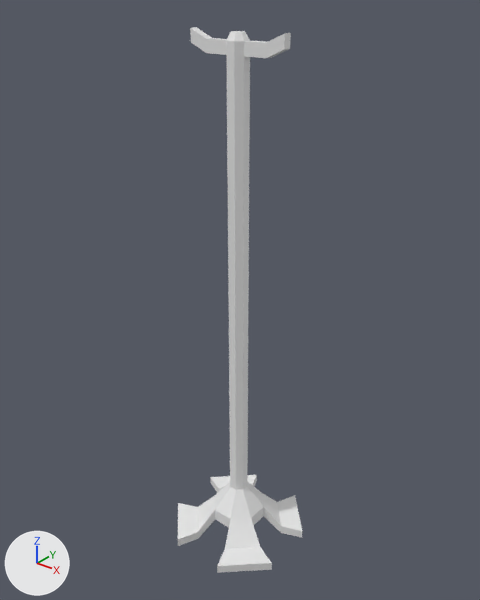
One commit to the FBX model Assets/Models/Furnitures/Hat rack.fbx: the scene before it, then after it.
Camera for both pictures: a 50 mm lens placed at (-3.95, -9.37, 5.17), pointed at (-7.19, -5.32, 2.66). The lights are fixed; the arrows at lower left show +X, +Y and +Z. Where no turn or scale is listed for an object, it has been applied to the vertices.

Names of what the first picture shows: 'Hat rack'.
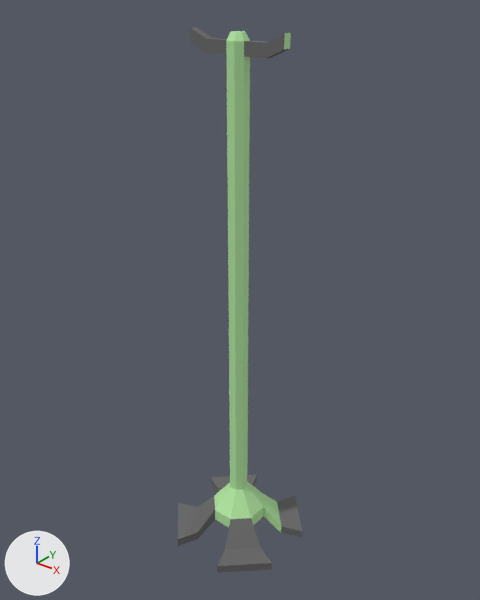
What the commit changed:
Material 'Accesable green' (mat_accesable_green) is new.
Its base color is (0.446, 0.8, 0.356) (green #b2e7a1).
Its roughness is 0.69.
Material 'Soft grey' (mat_soft_grey) is new.
Its base color is (0.133, 0.133, 0.133) (dark grey #666666).
Its roughness is 0.69.
me_cube_057 has 97 vertices, 93 faces and spans x -0.61..0.61, y -0.61..0.61, z -0.26..4.39.
me_cube_057 is used by ob_hat_rack; location (-7.152, -5.389, 0.437).
me_cube_057 part 1: all 39 faces that had it switch from mat_material_004 (white #e7e7e7) to mat_accesable_green (green #b2e7a1).
me_cube_057 part 2: all 4 faces centred in x 0.14..0.33, y 0.13..0.33, z -0.18..-0.07 switch from mat_material_002 (white #e7e7e7) to mat_accesable_green (green #b2e7a1).
me_cube_057 part 3: all 2 faces centred in x -0.43..0.43, y 0.0, z 4.34 switch from mat_material_002 (white #e7e7e7) to mat_accesable_green (green #b2e7a1).
me_cube_057 part 4: 32 of the faces centred in x -0.51..0.51, y -0.51..0.51, z -0.26..-0.07 switch from mat_material_002 (white #e7e7e7) to mat_soft_grey (dark grey #666666).
me_cube_057 part 5: 16 of the faces centred in x -0.35..0.35, y -0.04..0.04, z 4.22..4.36 switch from mat_material_002 (white #e7e7e7) to mat_soft_grey (dark grey #666666).

What differs and where, as boxes [x1, y1, x2, y2] in the pictures (480 x 600 px):
part 1 of me_cube_057, recoloured (grey to green): [214, 31, 264, 528] in both
part 2 of me_cube_057, recoloured (grey to green): [262, 493, 281, 532] in both
part 3 of me_cube_057, recoloured: [284, 33, 291, 49] in both
part 4 of me_cube_057, recoloured (white to grey): [178, 475, 302, 573] in both
part 5 of me_cube_057, recoloured: [190, 27, 289, 58] in both
